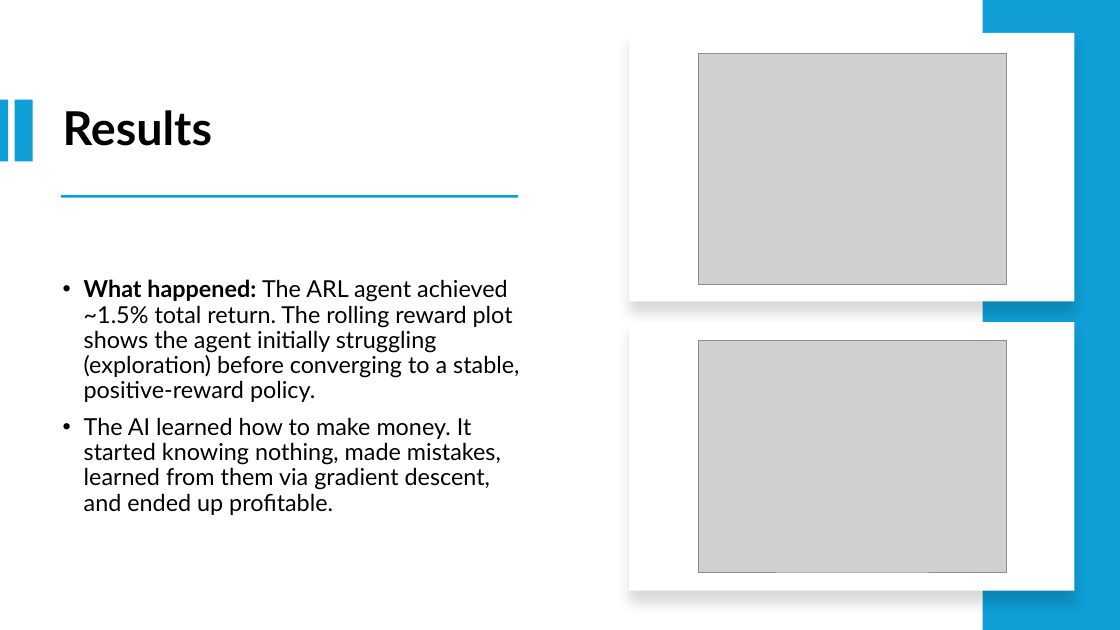
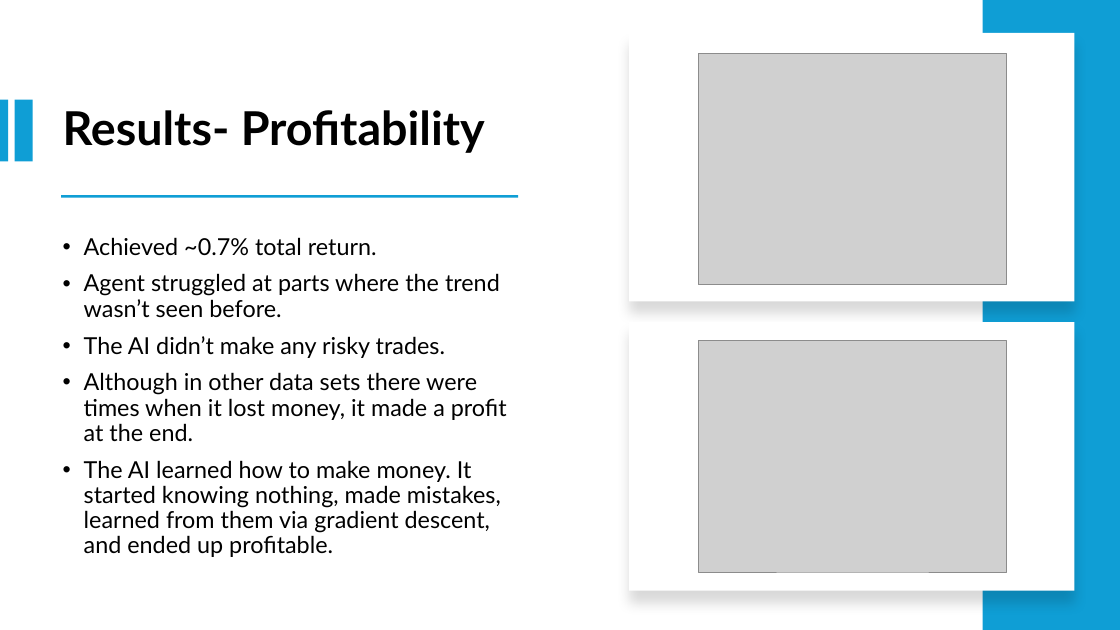
Before and after one commit to Srithwak/Coevolutionary_ARL_vs_EGT_agents_research, a slide deck: slide 9 of presentation.pptx (slide 8 before the commit). Drawn at 1120x630 pixels with LibreOffice and Linux fonts; fonts in the diff are those of the drawing; grey boxes stand for pictures. Boxes give left, top, right and bottom in pixels: in the first picture for what was removed or moved away, otherwise in the second. Text is boxed around its words. In the diff, an @@ line names an element or a change of style, - is before the commit and + after.

Commit message:
Initial script, updated ppt

```diff
--- a/presentation.pptx
+++ b/presentation.pptx
@@ title at (x1=63, y1=110, x2=485, y2=153): text changed @@
-Results
+Results- Profitability
@@ text at (x1=84, y1=237, x2=507, y2=441): text changed @@
-• What happened: The ARL agent achieved ~1.5% total return. The rolling reward plot shows the agent initially struggling (exploration) before converging to a stable, positive-reward policy.
+• Achieved ~0.7% total return.
+• Agent struggled at parts where the trend wasn’t seen before.
+• The AI didn’t make any risky trades.
+• Although in other data sets there were times when it lost money, it made a profit at the end.
```
Also in this commit, not shown: 6 other slides changed, 3 slides added, 2 slides removed, 15 other files.
